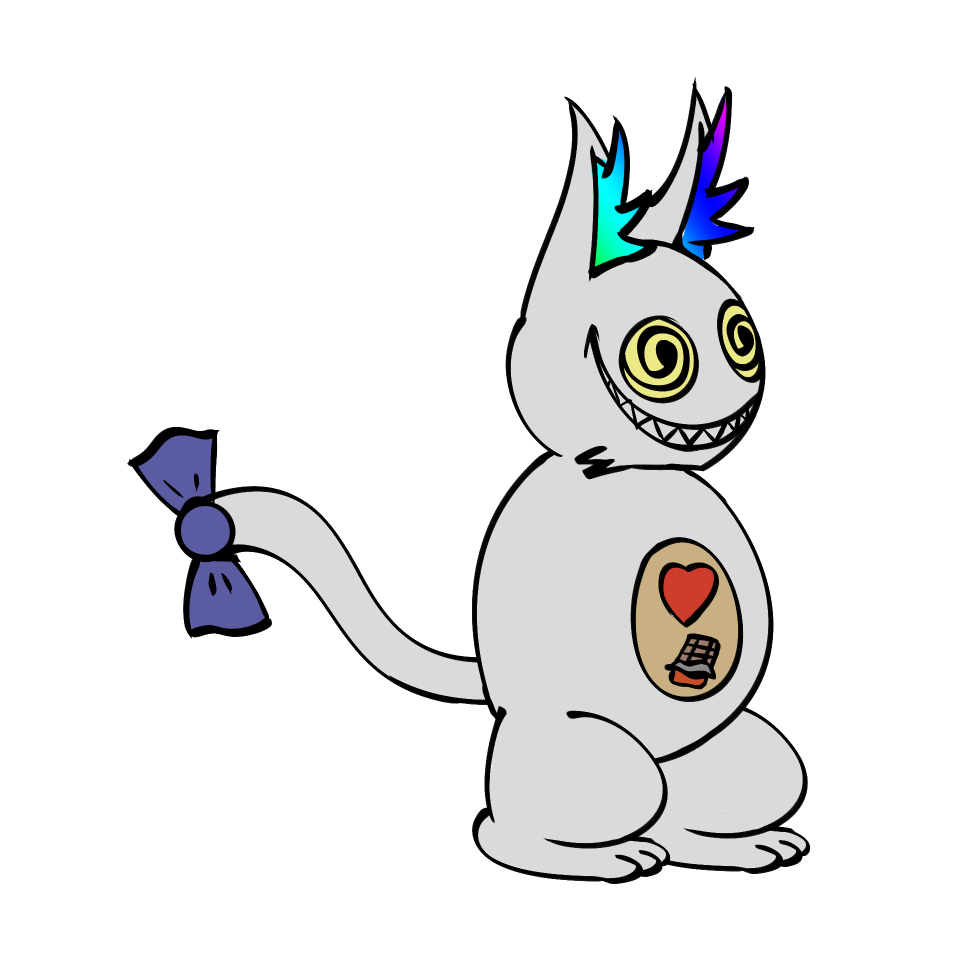
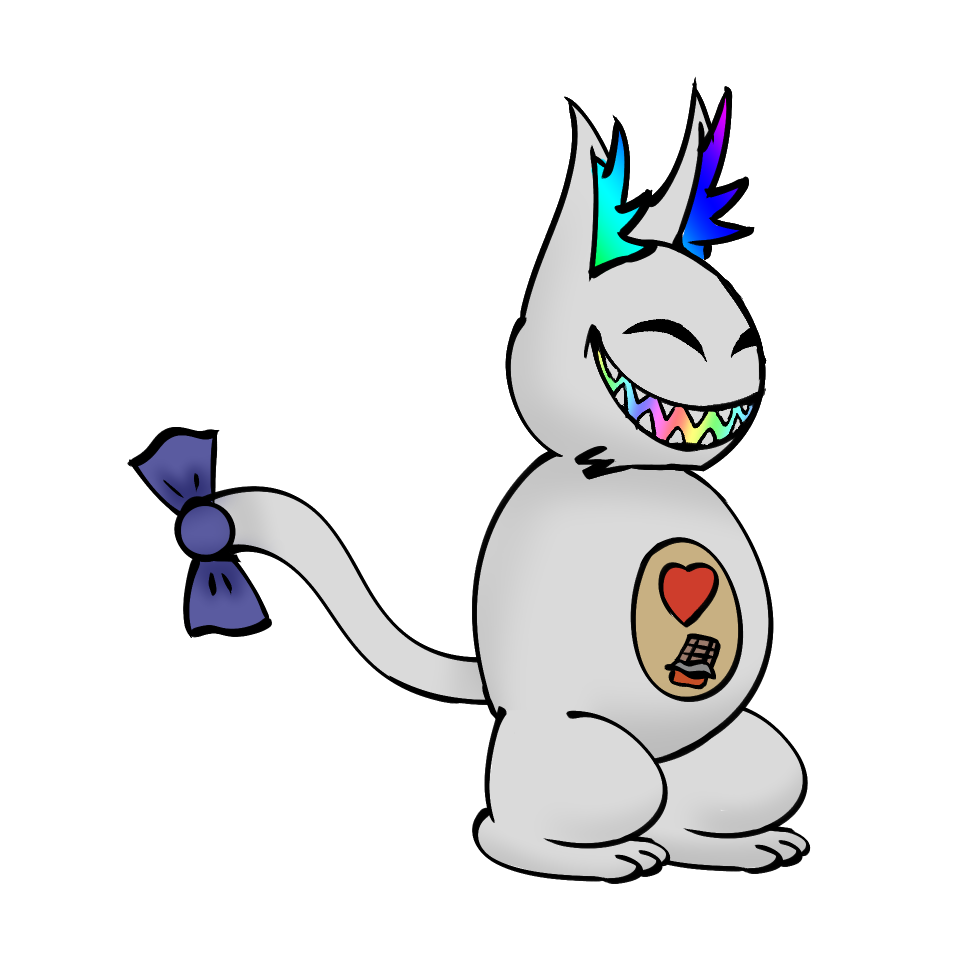
Comparing the layer stacks of the two 960 × 960 images. Changes:
removed layer "Folder 1" from group "Twin B" over [505, 76, 766, 480]
removed layer "Folder 3" from group "Twin B" over [484, 442, 682, 849]
removed layer "Folder 4" from group "Twin B" over [478, 807, 671, 882]
removed layer "Folder 2" from group "Twin B" over [472, 437, 761, 759]
removed layer "Folder 5" from group "Twin B" over [624, 700, 803, 839]
removed layer "Folder 6" from group "Twin B" over [612, 797, 806, 874]
added layer "Layer 1 Copy" in group "Twin B" over [505, 76, 767, 480]
added layer "Layer 1 Copy 2" in group "Twin B" over [505, 76, 766, 480]
added layer "Layer 3 Copy" in group "Twin B" over [484, 442, 668, 849]
added layer "Layer 3 Copy 2" in group "Twin B" over [478, 807, 671, 882]
added layer "Layer 2 Copy" in group "Twin B" over [472, 437, 761, 759]
added layer "Layer 3 Copy 3" in group "Twin B" over [624, 700, 803, 839]
added layer "Layer 3 Copy 4" in group "Twin B" over [612, 797, 806, 874]
renamed "Folder 7" to "Layer 3 Copy 5", painted on it over [150, 427, 564, 706]
